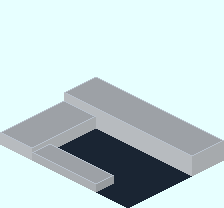
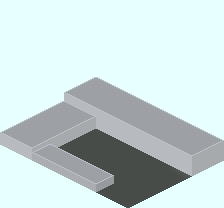
The second 224 x 208 image is a revision of the first. Changes to its layers:
painted on "TSF_Factory_Main_Unit_2nd.png" over (58, 129, 192, 208)
